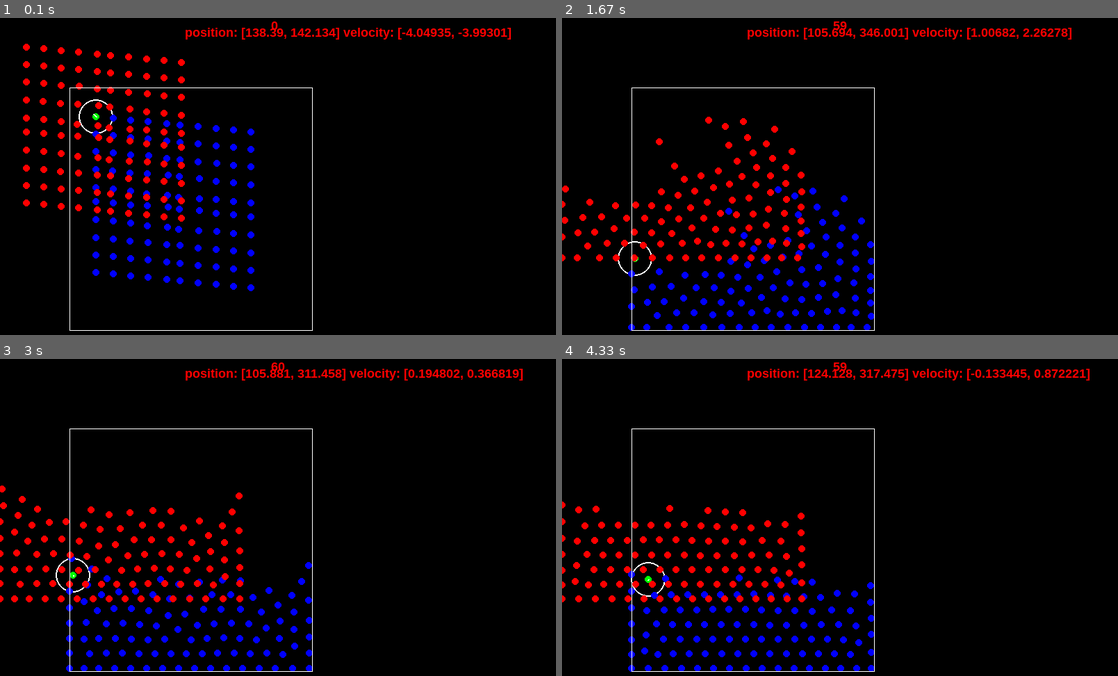
Above: before the commit, frames 1-4 (two rows, left to right).
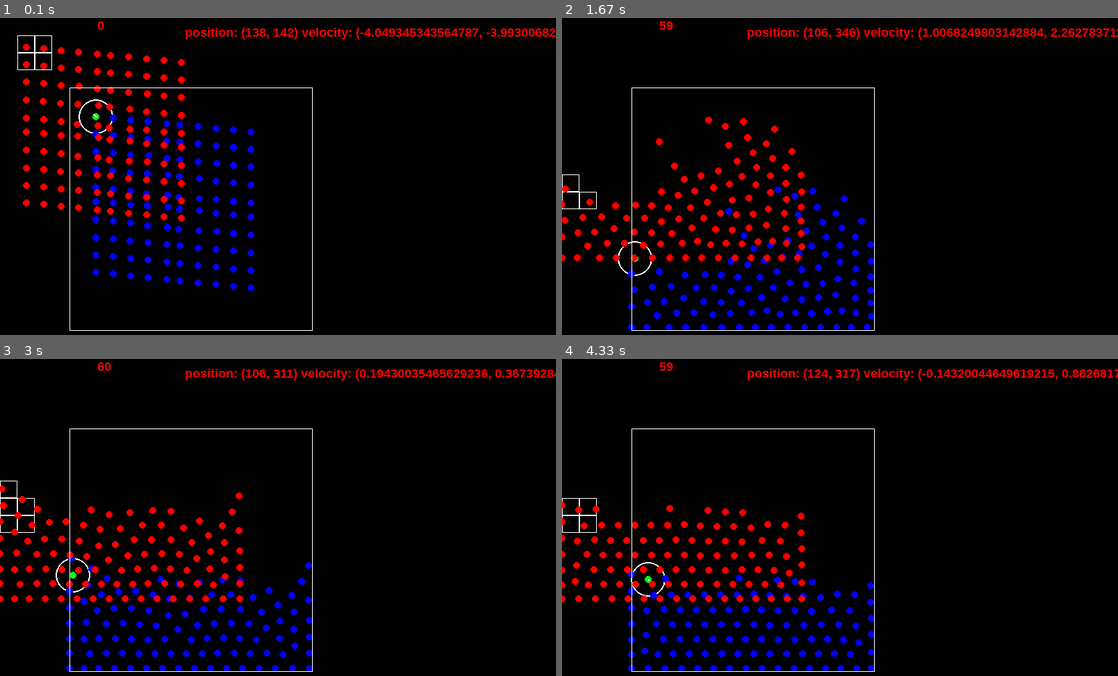
Above: after the commit, the same moments.

Repository: ArtonLong/pygame
Game: pygame game, started from fluid-sim-test/fluid_sim.py
The game is run twice, just before and just after one commit, with the same random seed, the same clock (stepped at 60 frames per second) and the same inputs.
Inputs:
- Up to frame 1 (0.1 s): no input
- Up to frame 2 (1.67 s): hold M 0.33-0.8 s
- Up to frame 3 (3 s): no input
- Up to frame 4 (4.33 s): no input

The runs differ from the first frame. In frame 1, 1.1% of the frame differs, in the area x 3-100%, y 1-17%; in frame 2, 1.1%; in frame 3, 1.1%; in frame 4, 1.3%, in the area x 0-100%, y 1-90%.

Commit message:
no vectors in fluid sim to see if its faster

Diff:
--- a/fluid-sim-test/fluid_sim.py
+++ b/fluid-sim-test/fluid_sim.py
@@ -16,8 +16,10 @@
         self.width, self.height = 800, 700
         self.size = (self.width, self.height)
 
-        self.bounds = pygame.math.Vector2(350, 350)
-        self.bounds_position = pygame.math.Vector2(100, 100)
+        self.bounds_width = 350
+        self.bounds_height = 350
+        self.bounds_x = 100
+        self.bounds_y = 100
         self.num_particles = 100
         self.spacing = 10
 
@@ -29,8 +31,8 @@
         self.smoothing_radius = 25
         self.gravity = 0.1
         self.MASS = 1
-        self.target_density = 130
-        self.pressure_multiplier = 460
+        self.target_density = 130 # 130
+        self.pressure_multiplier = 460 # 460
 
         self.particle_cells:dict[int, list[Particle]] = {}
         self.cell_offsets = [(-1,1),(0,1),(1,1),(-1,0),(0,0),(1,0),(-1,-1),(0,-1),(1,-1)]
@@ -39,38 +41,41 @@
 
     def debug(self, p:Particle):
         if p.tagged:
-            pygame.draw.line(self.DISPLAY_SURF, (255, 255, 255), p.position, p.position + p.velocity, 2)
-            pygame.draw.circle(self.DISPLAY_SURF, (255,255,255), p.position, self.smoothing_radius, 2)
-            p_and_v = f"position: {p.position} velocity: {p.velocity}"
+            pygame.draw.line(self.DISPLAY_SURF, (255, 255, 255), (p.x, p.y), (p.x + p.velocity_x, p.y + p.velocity_y), 2)
+            pygame.draw.circle(self.DISPLAY_SURF, (255,255,255), (p.x, p.y), self.smoothing_radius, 2)
+            p_and_v = f"position: {(round(p.x), round(p.y))} velocity: {(p.velocity_x, p.velocity_y)}"
             p_and_v = self.font(p_and_v)
             self.DISPLAY_SURF.blit(p_and_v,(self.width/3, 10))
-        temp_position = p.position - self.bounds_position
-        pygame.draw.circle(self.DISPLAY_SURF, (255,0,0), temp_position, p.radius)
+        x = p.x - self.bounds_x
+        y = p.y - self.bounds_y
+        pygame.draw.circle(self.DISPLAY_SURF, (255,0,0), (x,y), p.radius)
 
     def move_bounds(self):
         key = pygame.key.get_pressed()
 
         if key[pygame.K_m] and not self.is_bounds_unlocked:
             self.is_bounds_unlocked = True
-            pygame.mouse.set_pos(self.bounds_position)
+            pygame.mouse.set_pos(self.bounds_x, self.bounds_y)
         elif key[pygame.K_m]:
             self.is_bounds_unlocked = False
 
         if self.is_bounds_unlocked:
             mouse_pos = pygame.mouse.get_pos()
-            self.bounds_position = pygame.math.Vector2(mouse_pos)
-
-    def draw_cell(self, position):
-        cell = self.position_to_cell_coord(position)
-        area = pygame.Rect(cell.x*self.smoothing_radius, cell.y*self.smoothing_radius, self.smoothing_radius, self.smoothing_radius)
+            self.bounds_x = mouse_pos[0]
+            self.bounds_y = mouse_pos[1]
+
+    def draw_cell(self, x, y):
+        cell = self.position_to_cell_coord(x, y)
+        area = pygame.Rect(cell[0]*self.smoothing_radius, cell[1]*self.smoothing_radius, self.smoothing_radius, self.smoothing_radius)
         pygame.draw.rect(self.DISPLAY_SURF, (255,255,255), area, 1)
 
 
     def create_cell_coords(self):
-        num_of_cells = self.bounds / self.smoothing_radius
-        for x in range(math.floor(num_of_cells.x)):
-            for y in range(math.floor(num_of_cells.y)):
-                self.particle_cells[self.hash_cell_key(pygame.math.Vector2(x,y))] = []
+        num_of_cells_x = self.bounds_width / self.smoothing_radius
+        num_of_cells_y = self.bounds_height / self.smoothing_radius
+        for x in range(math.floor(num_of_cells_x)):
+            for y in range(math.floor(num_of_cells_y)):
+                self.particle_cells[self.hash_cell_key(x,y)] = []
 
         threads = []
         for p in self.particals:
@@ -84,52 +89,62 @@
             t.join()
 
     def foreach_point_within_radius(self, particle: Particle):
-        origin_cell = self.position_to_cell_coord(particle.predicted_position)
+        origin_cell = self.position_to_cell_coord(particle.predicted_x, particle.predicted_y)
         sqr_radius = self.smoothing_radius * self.smoothing_radius
 
         for i in range(9):
-            key = origin_cell + self.cell_offsets[i]
+            key_x = origin_cell[0] + self.cell_offsets[i][0]
+            key_y = origin_cell[1] + self.cell_offsets[i][1]
 
             try:
-                particals = self.particle_cells[self.hash_cell_key(key)]
+                particals = self.particle_cells[self.hash_cell_key(key_x, key_y)]
             except:
                 continue
 
             for other_particle in particals:
-
-                sqd_dis = (other_particle.predicted_position - particle.predicted_position).magnitude_squared()
+                if particle.tagged:
+                    self.draw_cell(other_particle.x, other_particle.y)
+
+                sqd_dis = self.magnitude_squared(other_particle.predicted_x - particle.predicted_x, other_particle.predicted_y - particle.predicted_y)
                 if (sqd_dis <= sqr_radius):
                     particle.density += self.calculate_density(particle, other_particle)
 
-            pressure_force = pygame.math.Vector2(0,0)
+            pressure_force_x = 0
+            pressure_force_y = 0
 
             for other_particle in particals:
 
-                sqd_dis = (other_particle.predicted_position - particle.predicted_position).magnitude_squared()
+                sqd_dis = self.magnitude_squared(other_particle.predicted_x - particle.predicted_x, other_particle.predicted_y - particle.predicted_y)
 
                 if (sqd_dis <= sqr_radius):
-                    pressure_force += self.calculate_pressure_force(particle, other_particle)
-
-            pressure_accelaration = pressure_force / particle.density
-            particle.velocity += pressure_accelaration
+                    pressure_forces = self.calculate_pressure_force(particle, other_particle)
+                    pressure_force_x += pressure_forces[0]
+                    pressure_force_y += pressure_forces[1]
+
+            pressure_accelaration_x = pressure_force_x / particle.density
+            pressure_accelaration_y = pressure_force_y / particle.density
+            particle.velocity_x += pressure_accelaration_x
+            particle.velocity_y += pressure_accelaration_y
 
     def update_cells(self, p:Particle):
         #predict where the partical will go for better reaction
-        p.predicted_position = p.position + p.velocity
-        cell = self.position_to_cell_coord(p.predicted_position)
+        p.predicted_x = p.x + p.velocity_x
+        p.predicted_y = p.y + p.velocity_y
+        cell = self.position_to_cell_coord(p.predicted_x, p.predicted_y)
         try:
-            self.particle_cells[self.hash_cell_key(cell)].append(p)
+            self.particle_cells[self.hash_cell_key(cell[0], cell[1])].append(p)
         except:
-            cell = self.position_to_cell_coord(p.position)
-            self.particle_cells[self.hash_cell_key(cell)].append(p)
-
-    def position_to_cell_coord(self, point: pygame.math.Vector2):
-        div_vector = (point - self.bounds_position) / self.smoothing_radius
-        return pygame.math.Vector2(math.floor(div_vector.x), math.floor(div_vector.y))
-
-    def hash_cell_key(self, coords:pygame.math.Vector2):
-        a = coords.x * 37
-        b = coords.y * 907
+            cell = self.position_to_cell_coord(p.x, p.y)
+            self.particle_cells[self.hash_cell_key(cell[0], cell[1])].append(p)
+
+    def position_to_cell_coord(self, x, y):
+        div_x = (x - self.bounds_x) / self.smoothing_radius
+        div_y = (y - self.bounds_y) / self.smoothing_radius
+        return math.floor(div_x), math.floor(div_y)
+
+    def hash_cell_key(self, coord_x, coord_y):
+        a = coord_x * 37
+        b = coord_y * 907
         return a + b
 
     def convert_density_to_pressure(self, density):
@@ -142,15 +157,24 @@
         pressure_b = self.convert_density_to_pressure(density_b)
         return (pressure_a + pressure_b) / 2
 
+    def magnitude(self, x, y):
+        return math.sqrt(x**2 + y**2)
+
+    def magnitude_squared(self, x, y):
+        return x**2 + y**2
+
     def  calculate_pressure_force(self, particle: Particle, other_particle: Particle):
-        if particle.position == other_particle.position:
-            return pygame.math.Vector2(0,0)
-
-        dst = (other_particle.predicted_position - particle.predicted_position).magnitude()
-        dir = (other_particle.predicted_position - particle.predicted_position) / dst
+        if particle.x == other_particle.x and particle.y == other_particle.y:
+            return 0, 0
+
+        dst = self.magnitude(other_particle.predicted_x - particle.predicted_x, other_particle.predicted_y - particle.predicted_y)
+        dir_x = (other_particle.predicted_x - particle.predicted_x) / dst
+        dir_y = (other_particle.predicted_y - particle.predicted_y) / dst
         slope = self.smoothing_kernal_derivative(dst)
         shared_pressure = self.calculate_shared_pressure(particle.density, other_particle.density)
-        return -shared_pressure * dir * slope * self.MASS / other_particle.density
+        x = -shared_pressure * dir_x * slope * self.MASS / other_particle.density
+        y = -shared_pressure * dir_y * slope * self.MASS / other_particle.density
+        return x, y#, -shared_pressure * dir_y * slope * self.MASS / other_particle.density
 
     def smoothing_kernal(self, dst):
         if dst >= self.smoothing_radius:
@@ -158,7 +182,7 @@
         volume = (math.pi * pow(self.smoothing_radius, 4)) / 6
         return (self.smoothing_radius - dst) * (self.smoothing_radius - dst) / volume
 
-    def smoothing_kernal_derivative(self, dst):
+    def smoothing_kernal_derivative(self, dst:float):
         if dst >= self.smoothing_radius:
             return 0
         scale = 12 / (pow(self.smoothing_radius, 4) * math.pi)
@@ -166,7 +190,7 @@
 
     def calculate_density(self, particle: Particle, other_particle: Particle):
         density = 0
-        dst = (other_particle.predicted_position - particle.predicted_position).magnitude()
+        dst = self.magnitude(other_particle.predicted_x - particle.predicted_x, other_particle.predicted_y - particle.predicted_y)
         influence = self.smoothing_kernal(dst)
         density += self.MASS * influence
         return density
@@ -176,8 +200,8 @@
         particles_per_row, Particles_per_colum = self.particle_start_pos()
         for i, p in enumerate(range(self.num_particles)):
             p = Particle()
-            p.position.x = ((i % particles_per_row + particles_per_row / 4 + 0.5) * (p.radius * 2 + self.spacing)) + self.bounds_position.x
-            p.position.y = ((i / particles_per_row + Particles_per_colum / 4 + 0.5) * (p.radius * 2 + self.spacing)) + self.bounds_position.y
+            p.x = ((i % particles_per_row + particles_per_row / 4 + 0.5) * (p.radius * 2 + self.spacing)) + self.bounds_x
+            p.y = ((i / particles_per_row + Particles_per_colum / 4 + 0.5) * (p.radius * 2 + self.spacing)) + self.bounds_y
             particles.append(p)
         return particles
 
@@ -187,7 +211,7 @@
         return particles_per_row, Particles_per_colum
 
     def update_partical(self, p: Particle):
-        p.velocity += pygame.math.Vector2(0,1) * self.gravity
+        p.velocity_y += self.gravity
 
         if p.tagged:
             p.color = (0,255,0)
@@ -197,13 +221,13 @@
         self.foreach_point_within_radius(p)
 
         p.update_velocity()
-        p.update_collisions(self.bounds, self.bounds_position)
+        p.update_collisions(self.bounds_width, self.bounds_height, self.bounds_x, self.bounds_y)
         p.draw(self.DISPLAY_SURF)
 
         self.debug(p)
 
     def draw_bounds(self):
-        pygame.draw.rect(self.DISPLAY_SURF, (255,255,255), (self.bounds_position, self.bounds), 1)
+        pygame.draw.rect(self.DISPLAY_SURF, (255,255,255), ((self.bounds_x, self.bounds_y), (self.bounds_width, self.bounds_height)), 1)
 
     def on_quit(self):
         pygame.quit()
@@ -216,7 +240,7 @@
     def fps_counter(self, clock):
         fps = str(int(clock.get_fps()))
         fps_t = self.font(fps)
-        self.DISPLAY_SURF.blit(fps_t,(self.bounds.x + 40,0))
+        self.DISPLAY_SURF.blit(fps_t,(self.bounds_x + 40,0))
 
     def on_execute(self):
         clock = pygame.time.Clock()
--- a/fluid-sim-test/particle.py
+++ b/fluid-sim-test/particle.py
@@ -4,9 +4,12 @@
 
 class Particle:
     def __init__(self):
-        self.position = pygame.math.Vector2(0, 0)
-        self.predicted_position = pygame.math.Vector2(0, 0)
-        self.velocity = pygame.math.Vector2(0, 0)
+        self.x = 0
+        self.y = 0
+        self.predicted_x = 0
+        self.predicted_y = 0
+        self.velocity_x = 0
+        self.velocity_y = 0
         self.density = 1
         self.color = (0,0,255)
         self.radius = 5
@@ -15,18 +18,21 @@
         self.tagged = False
 
     def update_velocity(self):
-        self.position += self.velocity
+        self.x += self.velocity_x
+        self.y += self.velocity_y
 
-    def update_collisions(self, bounds: pygame.math.Vector2, bounds_position: pygame.math.Vector2):
-        bounds_radius = bounds - pygame.math.Vector2(self.radius, self.radius)
-        temp_position = self.position - bounds_position
+    def update_collisions(self, bounds_width, bounds_height, bounds_x, bounds_y):
+        bounds_radius_w = bounds_width - self.radius
+        bounds_radius_h = bounds_height - self.radius
+        detect_x = self.x - bounds_x
+        detect_y = self.y - bounds_y
 
-        if temp_position.x > bounds_radius.x or temp_position.x < 0:
-            self.position.x = (bounds_radius.x * self.sign(temp_position.x)) + bounds_position.x
-            self.velocity.x *= -1 * self.collison_damping
-        if temp_position.y > bounds_radius.y or temp_position.y < 0:
-            self.position.y = (bounds_radius.y * self.sign(temp_position.y)) + bounds_position.y
-            self.velocity.y *= -1 * self.collison_damping
+        if detect_x > bounds_radius_w or detect_x < 0:
+            self.x = (bounds_radius_w * self.sign(detect_x)) + bounds_x
+            self.velocity_x *= -1 * self.collison_damping
+        if detect_y > bounds_radius_h or detect_y < 0:
+            self.y = (bounds_radius_h * self.sign(detect_y)) + bounds_y
+            self.velocity_y *= -1 * self.collison_damping
 
     def sign(self, number):
         #the display starts at 0 and does not go negative
@@ -37,4 +43,4 @@
 
 
     def draw(self, surface):
-        pygame.draw.circle(surface, self.color, self.position, self.radius)
+        pygame.draw.circle(surface, self.color, (self.x, self.y), self.radius)
